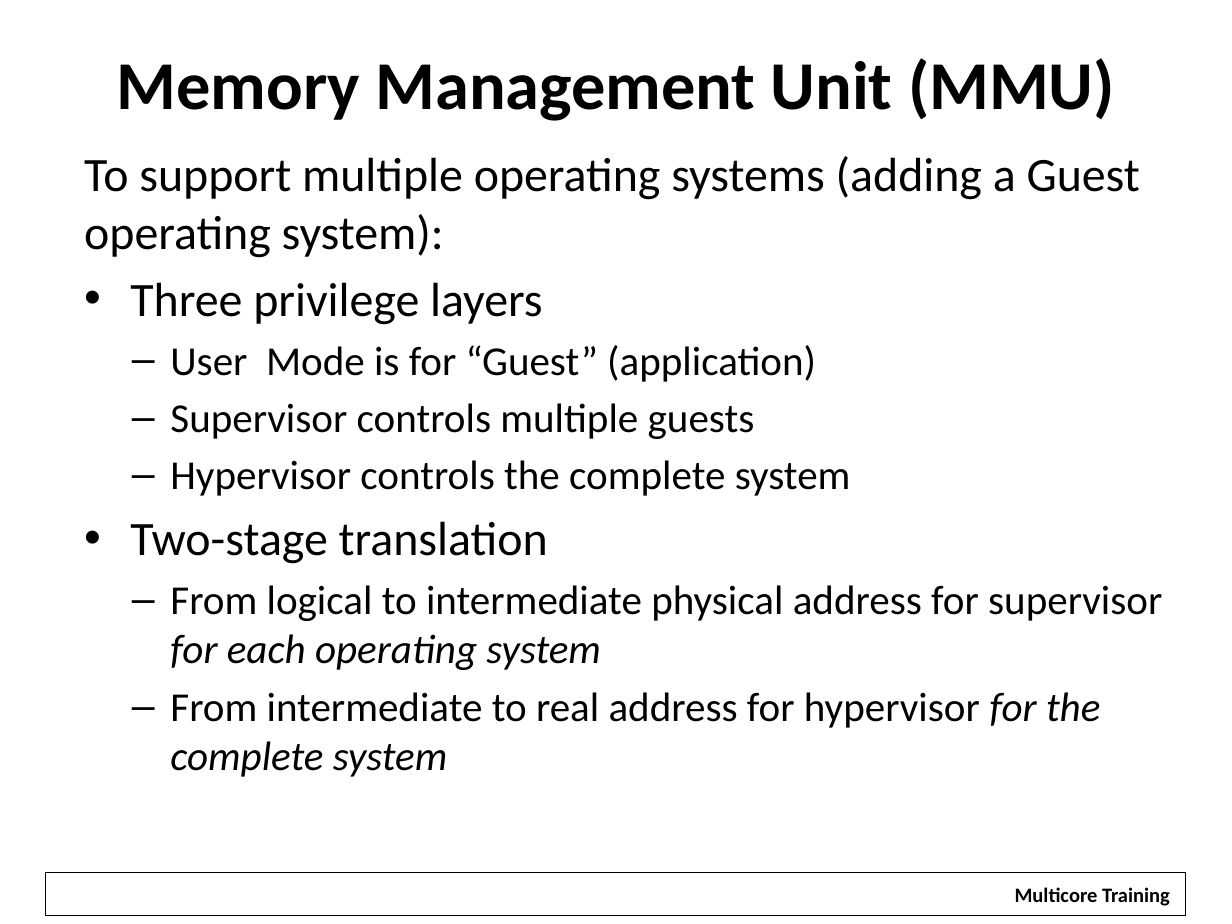
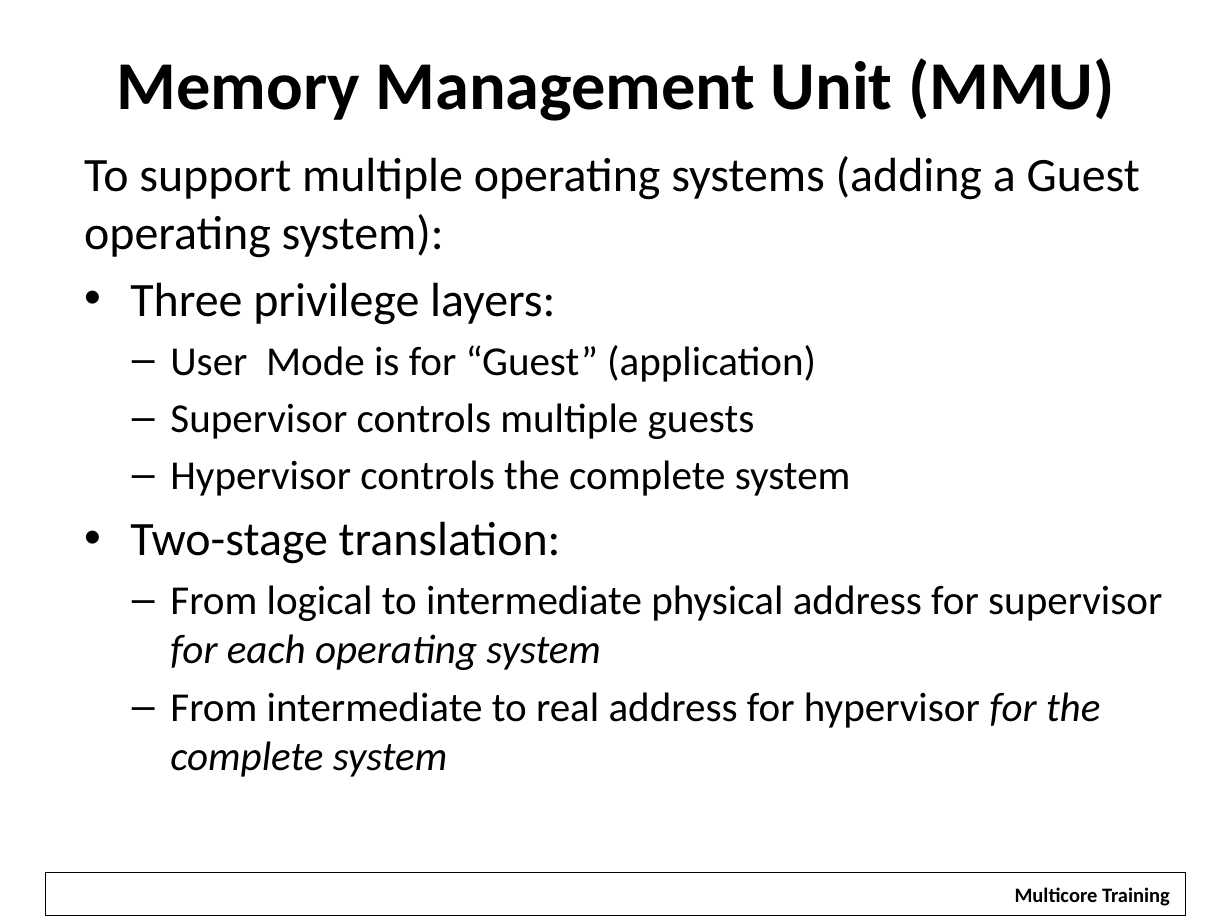
Before and after one commit to hari1989/keystone-workshop, a slide deck: slide 19 of preliminary/Working/presentations/KeyStoneII ARM Overview.pptx. Drawn at 1232x924 pixels with LibreOffice and Linux fonts; fonts in the diff are those of the drawing; background and template pictures are left out. Boxes give left, top, right and bottom in pixels: in the first picture for what was removed or moved away, otherwise in the second. Text is boxed around its words. In the diff, an @@ line names an element or a change of style, - is before the commit and + after.

```diff
--- a/preliminary/Working/presentations/KeyStoneII ARM Overview.pptx
+++ b/preliminary/Working/presentations/KeyStoneII ARM Overview.pptx
@@ text at (130, 282, 555, 325): text changed @@
-• Three privilege layers
+• Three privilege layers:
@@ text at (130, 521, 561, 564): text changed @@
-• Two-stage translation
+• Two-stage translation:
```
Also in this commit, not shown: 23 other slides changed, 1 slide added, 1 slide removed.
